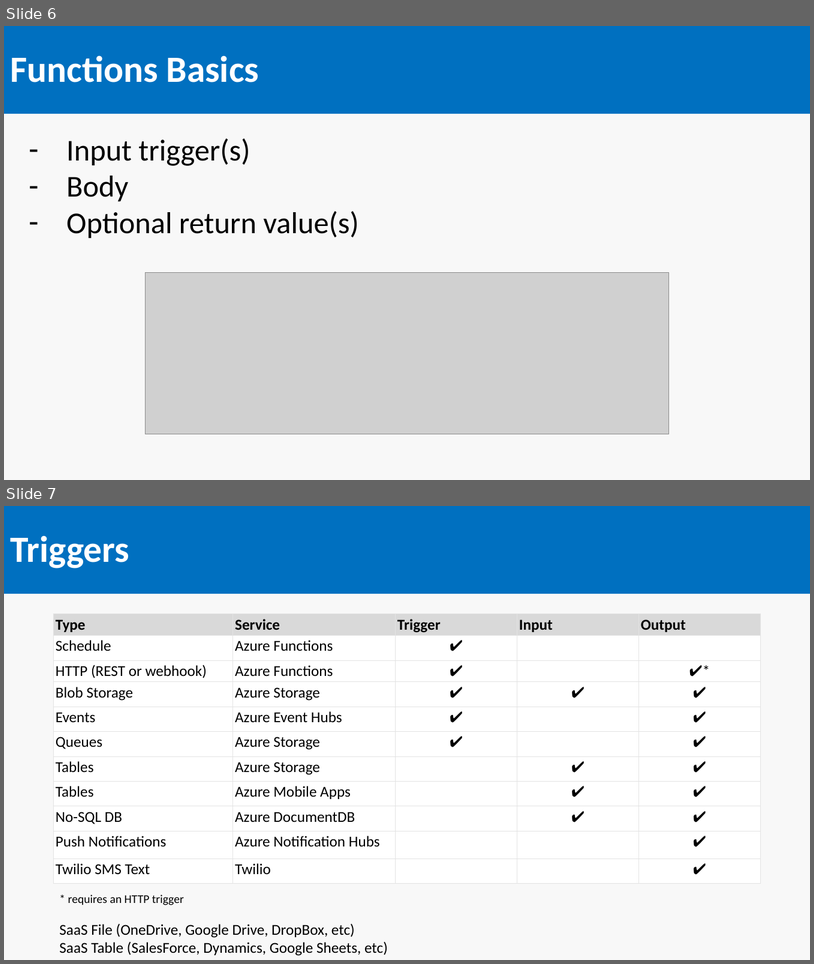
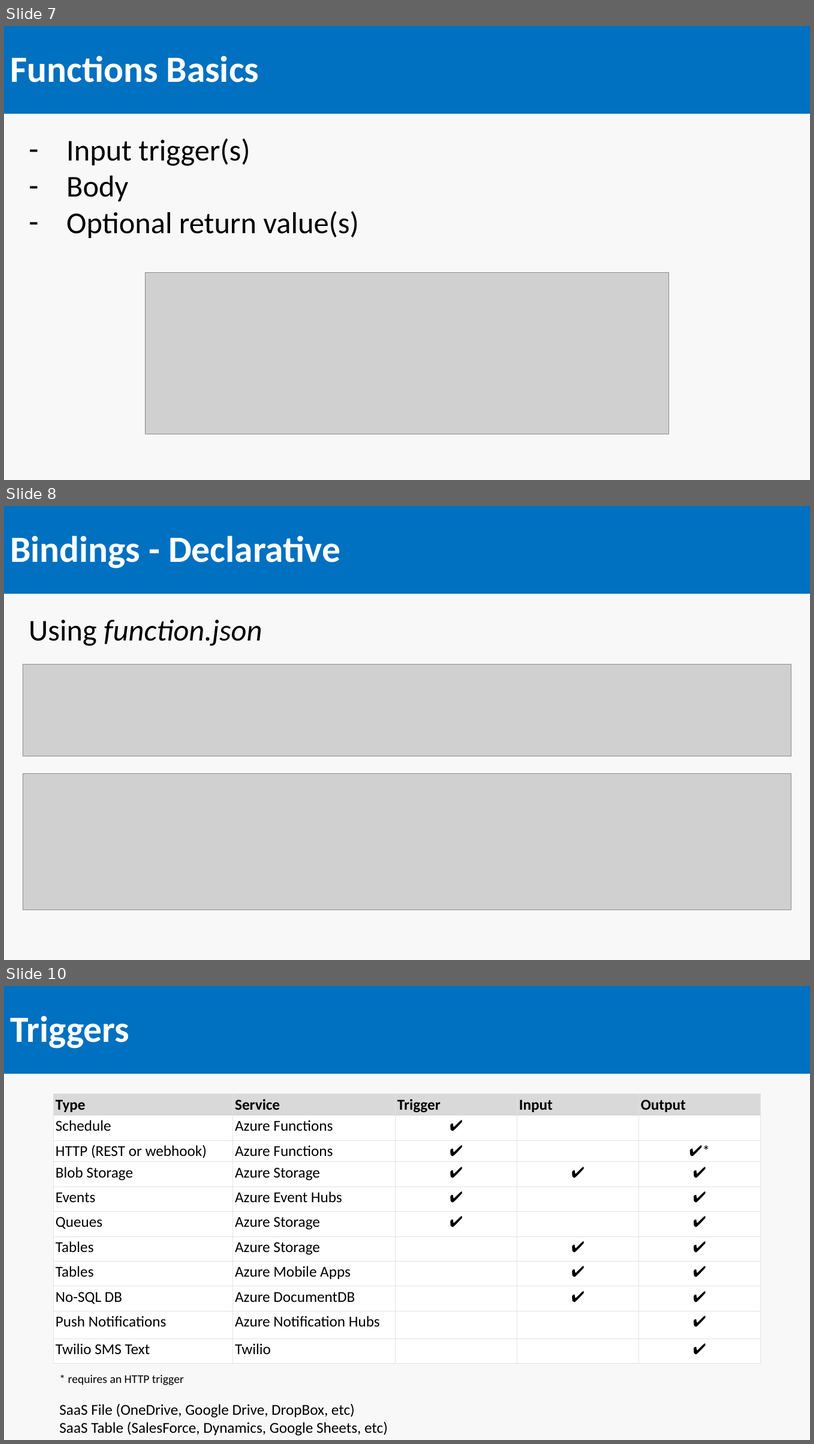
Before and after one commit to SeanFeldman/AzureFunctions-DotNet-YYC, a slide deck: AzureFunctions.pptx. Shown one above the other, each under a label of ours: slides 6 and 7 before the commit, slides 7, 8 and 10 after it; the slides between them are not shown. The pictures are 814x964 and 814x1444 pixels, drawn with LibreOffice and Linux fonts; fonts in the diff are those of the drawing; grey boxes stand for pictures. Boxes give left, top, right and bottom in pixels: in the first picture for what was removed or moved away, otherwise in the second. Text is boxed around its words. In the diff, an @@ line names an element or a change of style, - is before the commit and + after.

```diff
--- a/AzureFunctions.pptx
+++ b/AzureFunctions.pptx
@@ slide 8 added at bbox=[4, 506, 810, 960], background #F8F8F8 @@
@@ title added at bbox=[4, 506, 810, 594], fill #0070C0, 44 pt, text #FFFFFF, bold @@
+Bindings - Declarative
@@ text added at bbox=[29, 619, 262, 646], 36 pt, text #000000, italic @@
+Using function.json
@@ picture added at bbox=[23, 664, 792, 756] @@
@@ picture added at bbox=[23, 774, 792, 910] @@
@@ what was slide 6 is now slide 7 @@
@@ what was slide 7 is now slide 10 @@
```
Also in this commit, not shown: 4 slides changed, 1 other slide added.
